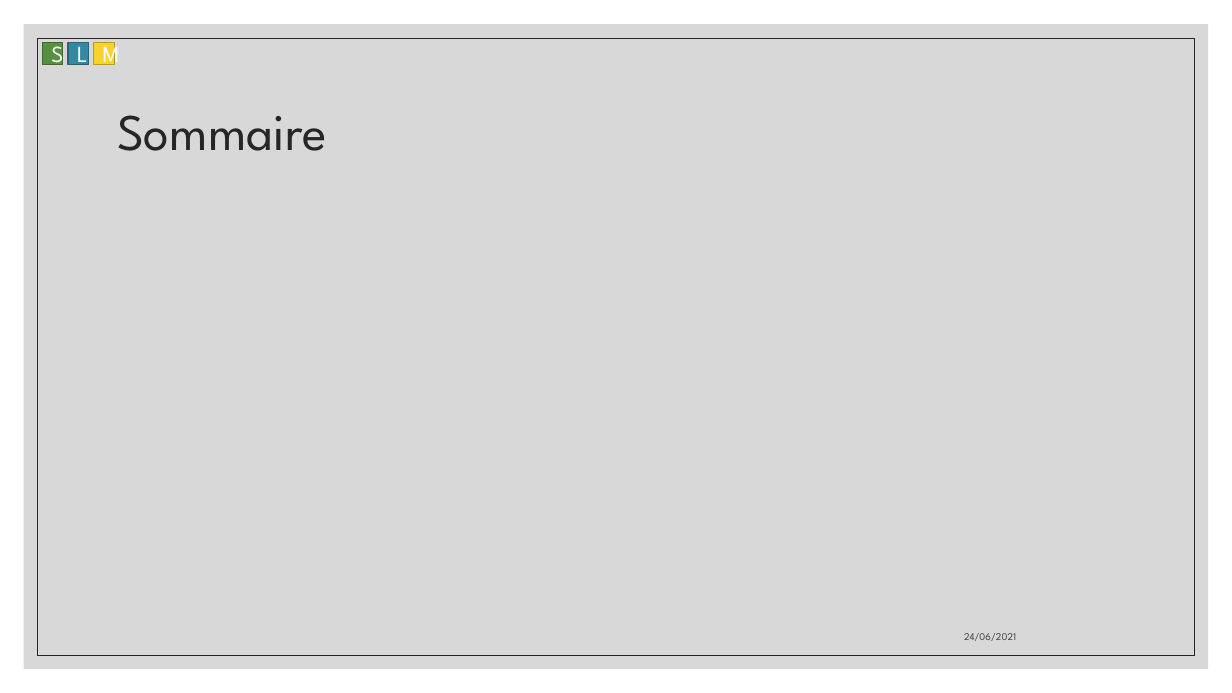
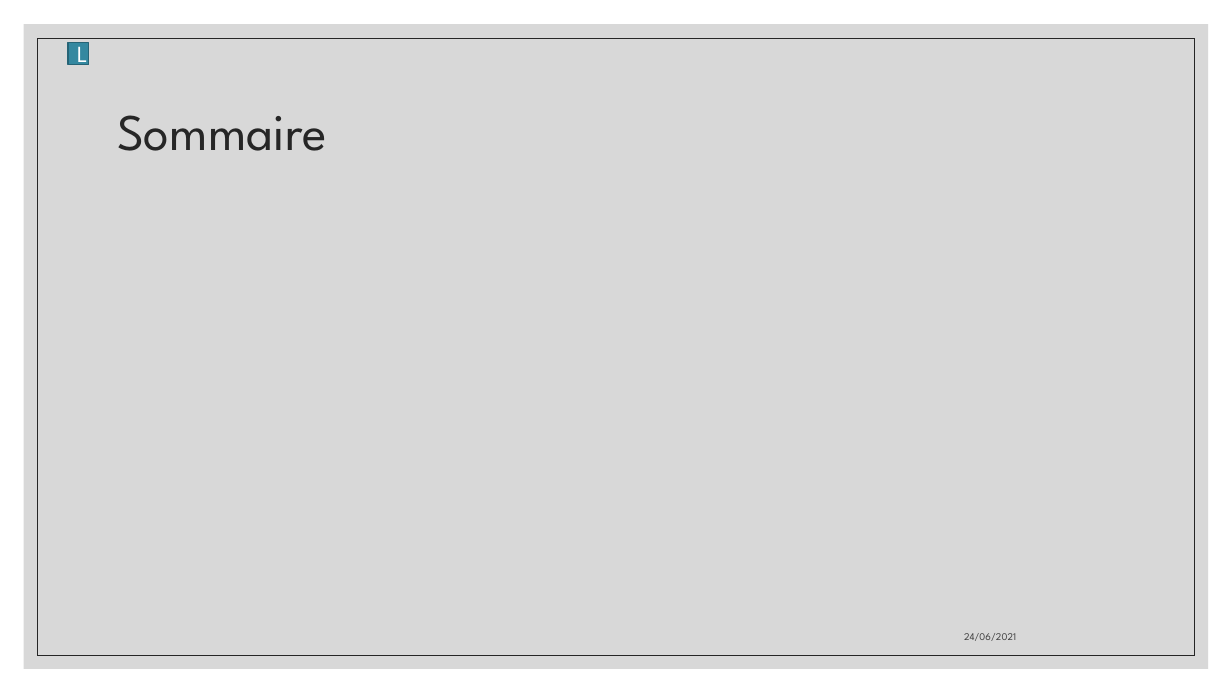
Before and after one commit to aiekick/ProjectStationMeteo, a slide deck: slide 3 of doc/StationMeteo_Soutenance_Stephane.pptx. Drawn at 1232x693 pixels with LibreOffice and Linux fonts; fonts in the diff are those of the drawing. Boxes give left, top, right and bottom in pixels: in the first picture for what was removed or moved away, otherwise in the second. Text is boxed around its words. In the diff, an @@ line names an element or a change of style, - is before the commit and + after.

```diff
--- a/doc/StationMeteo_Soutenance_Stephane.pptx
+++ b/doc/StationMeteo_Soutenance_Stephane.pptx
@@ rectangle removed at (x1=43, y1=43, x2=63, y2=65) @@
-S
@@ rectangle removed at (x1=93, y1=43, x2=114, y2=65) @@
-M
```
Also in this commit, not shown: 10 other slides changed, 1 other file.
